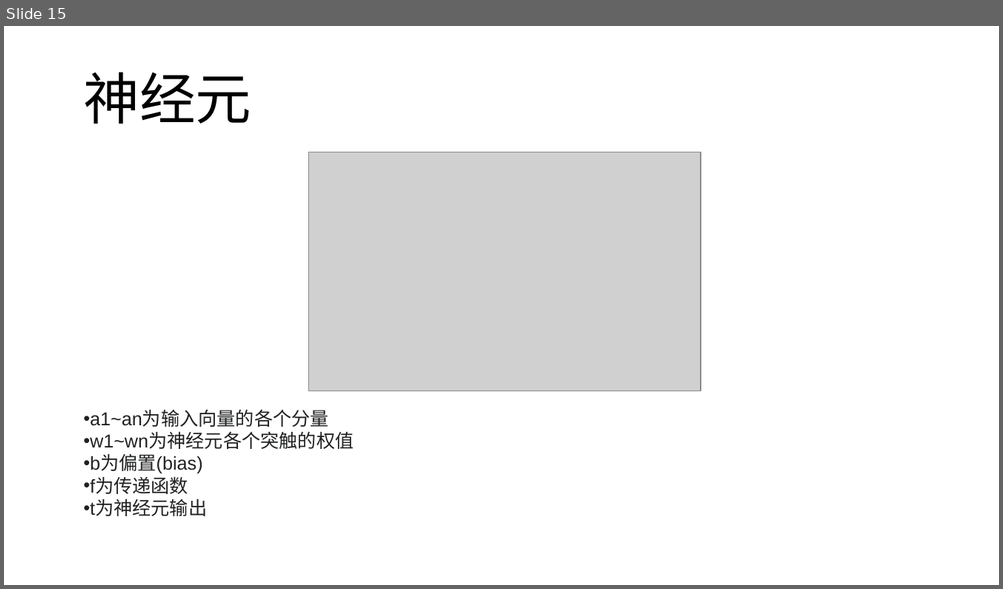
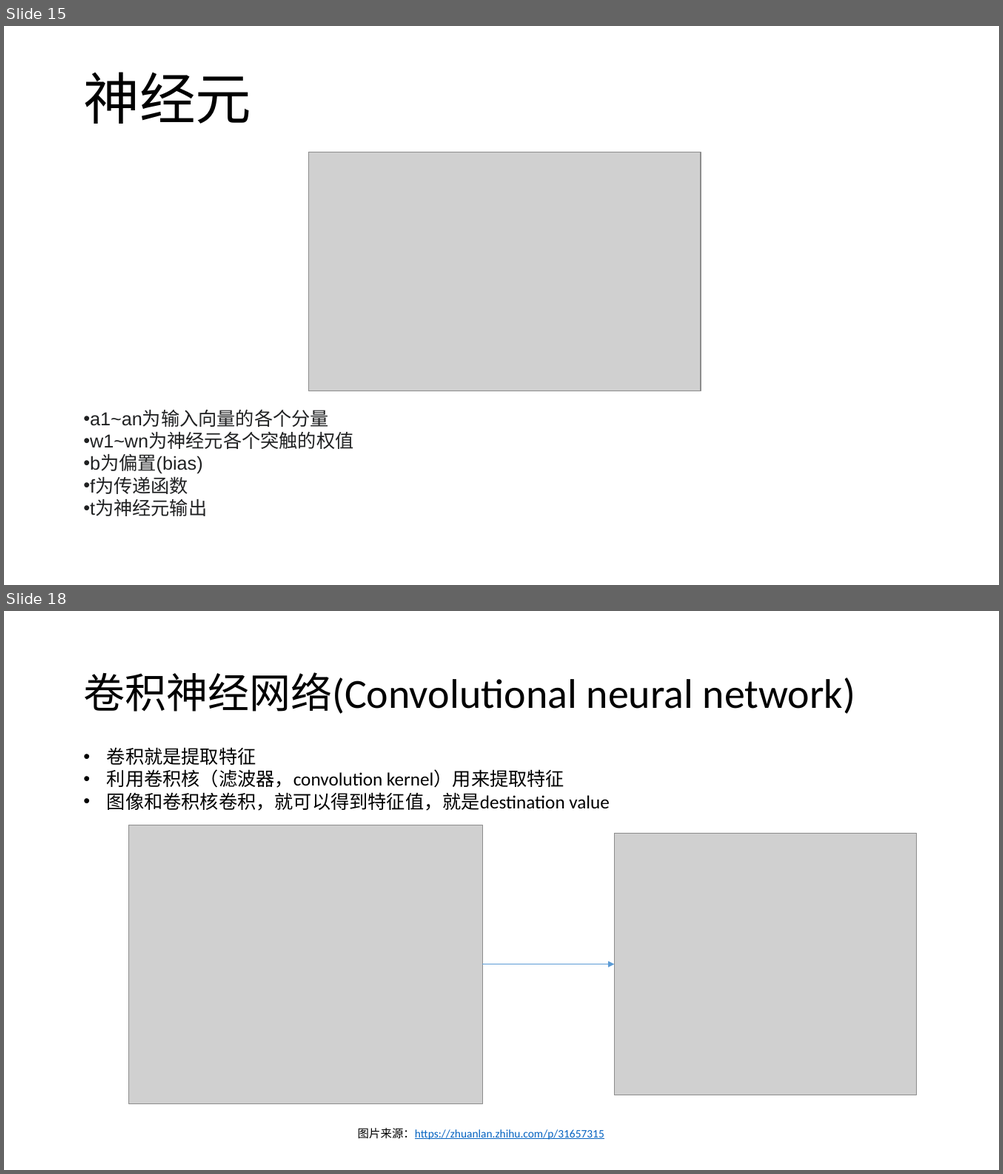
Before and after one commit to EnhaoSun/MyNotes, a slide deck: Artificial Intelligence.pptx. Shown one above the other, each under a label of ours: slide 15 before the commit, slides 15 and 18 after it; the slides between them are not shown. The pictures are 1003x589 and 1003x1174 pixels, drawn with LibreOffice and Linux fonts; fonts in the diff are those of the drawing; grey boxes stand for pictures. Boxes give left, top, right and bottom in pixels: in the first picture for what was removed or moved away, otherwise in the second. Text is boxed around its words. In the diff, an @@ line names an element or a change of style, - is before the commit and + after.

```diff
--- a/Artificial Intelligence.pptx
+++ b/Artificial Intelligence.pptx
@@ slide 18 added at [4,611,999,1170], background #FFFFFF @@
@@ title added at [84,672,855,714], 40 pt, text #000000 @@
+卷积神经网络(Convolutional neural network)
@@ text added at [107,747,609,811], 18 pt, text #000000 @@
+• 卷积就是提取特征
+• 利用卷积核（滤波器，convolution kernel）用来提取特征
+• 图像和卷积核卷积，就可以得到特征值，就是destination value
@@ picture added at [128,825,482,1104] @@
@@ picture added at [614,833,916,1096] @@
@@ arrow added from (482, 965) to (614, 965), #5B9BD5 0.5 pt @@
@@ text added at [358,1128,604,1140], 11 pt, text #0563C1, underline @@
+图片来源：https://zhuanlan.zhihu.com/p/31657315
```
Also in this commit, not shown: 3 slides changed, 4 other slides added.
